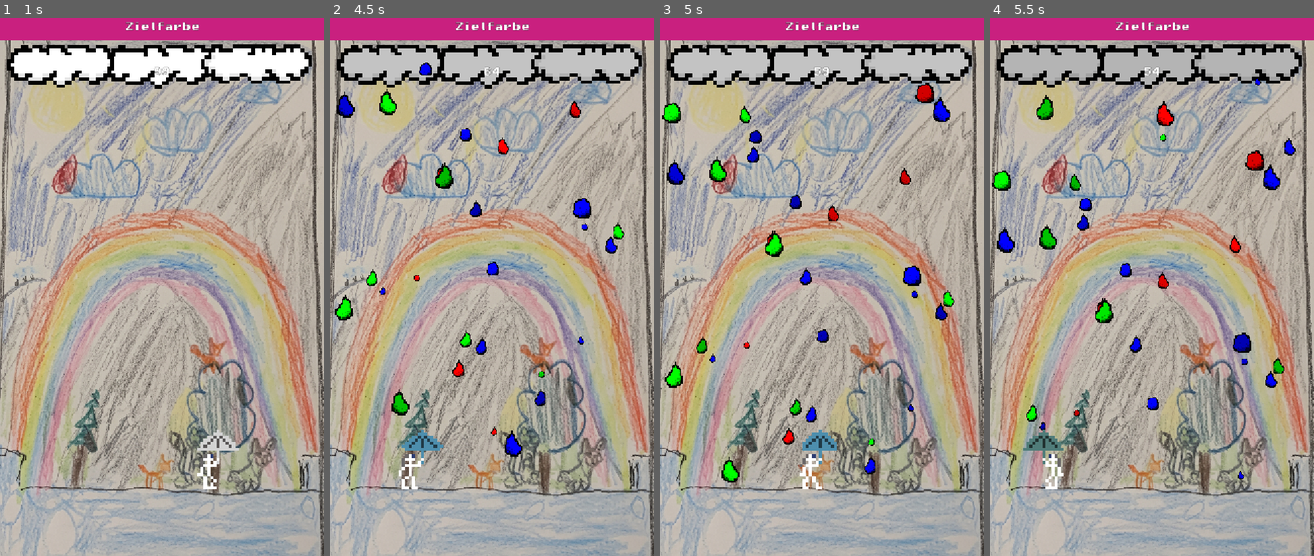
Above: before the commit, frames 1-4 (left to right).
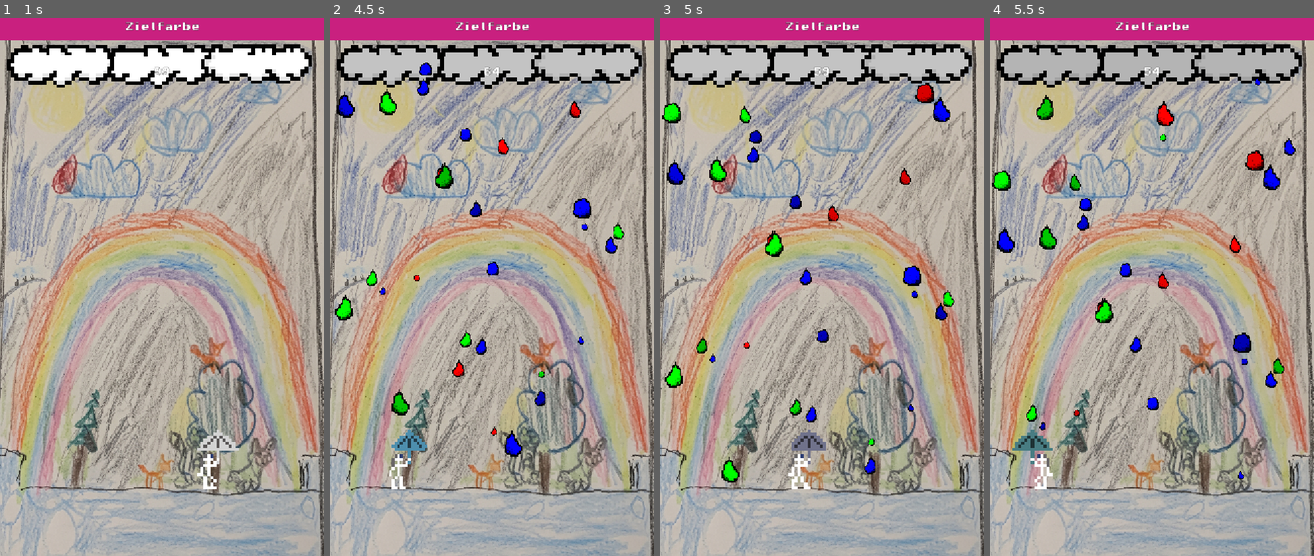
Above: after the commit, the same moments.

Repository: Gellardo/gamejam-farbe-bekennen
Game: Godot game, scene res://game.tscn
Same seed, same stepped clock (60 frames per second), same inputs: the game is played once before the commit and once after it. The engine's default icon, where the game draws it, is replaced by a stand-in: a white triangle on a blue panel in a dark square.
Inputs (mouse positions are in pixels of both pictures, inside the frame that each line leads up to):
- Up to frame 1 (1 s): tap Enter at 0.5 s; move the mouse to (233, 260) at 0.52 s; hold Right (right) from 0.53 s (still down); click (233, 260) at 0.67 s
- Up to frame 2 (4.5 s): release Right (right) at 1.25 s; drag from (427, 313) to (488, 71) at 1.27 s; move the mouse to (524, 168) at 2.02 s; hold Right (right) 2.03-2.75 s; drag from (475, 394) to (566, 324) at 2.77 s; move the mouse to (589, 367) at 3.52 s; hold Left (left) 3.53-4.25 s; drag from (394, 206) to (501, 459) at 4.27 s
- Up to frame 3 (5 s): no input
- Up to frame 4 (5.5 s): move the mouse to (1168, 287) at 5.02 s; hold Left (left) from 5.03 s (still down); click (1168, 287) at 5.17 s

Frame 1 is identical in both runs. In frame 2, 0.7% of the frame differs, in the area x 18-35%, y 11-88%; in frame 3, 0.8%, in the area x 37-55%, y 76-88%; in frame 4, 0.6%.

Commit message:
Button to to bottom, improve splash screen, serve with https

Diff:
--- a/game.tscn
+++ b/game.tscn
@@ -113,6 +113,7 @@
 offset_top = 171.0
 offset_right = 700.0
 offset_bottom = 1067.0
+theme_override_constants/separation = 10
 alignment = 1
 
 [node name="HBoxContainer" type="HBoxContainer" parent="HUD/GameOverPopup/VBoxContainer" unique_id=930218652]
@@ -137,10 +138,6 @@
 "
 horizontal_alignment = 1
 
-[node name="RestartButton" type="Button" parent="HUD/GameOverPopup/VBoxContainer" unique_id=1919849675]
-layout_mode = 2
-text = "Play Again"
-
 [node name="HighScoreLabel" type="Label" parent="HUD/GameOverPopup/VBoxContainer" unique_id=347059998]
 layout_mode = 2
 theme_override_constants/line_spacing = 5
@@ -153,3 +150,8 @@
 5"
 horizontal_alignment = 1
 justification_flags = 161
+
+[node name="RestartButton" type="Button" parent="HUD/GameOverPopup/VBoxContainer" unique_id=1919849675]
+custom_minimum_size = Vector2(0, 100)
+layout_mode = 2
+text = "Play Again"
--- a/project.godot
+++ b/project.godot
@@ -13,7 +13,8 @@
 config/name="Color Rain"
 run/main_scene="uid://jh67x5kmvuvg"
 config/features=PackedStringArray("4.7", "GL Compatibility")
-config/icon="res://icon.svg"
+boot_splash/image="uid://cal5t8p6t53yt"
+config/icon="uid://cal5t8p6t53yt"
 
 [autoload]
 
--- a/scripts/player.gd
+++ b/scripts/player.gd
@@ -2,7 +2,7 @@
 
 const SPEED = 500.0
 const FLIP_SPEED = 25.0
-const TOUCH_DEAD_ZONE = 10
+const TOUCH_DEAD_ZONE = 20
 
 @onready var visuals = $Visuals
 @onready var umbrella = $Visuals/SpriteUmbrella
--- a/scripts/round_manager.gd
+++ b/scripts/round_manager.gd
@@ -13,6 +13,7 @@
     start_new_round()
     spawner.all_drops_finished.connect(_on_all_drops_finished)
     restart_button.pressed.connect(reset)
+
 func _on_all_drops_finished():
     trigger_game_end()
 
--- a/tropfen.tscn
+++ b/tropfen.tscn
@@ -8,7 +8,7 @@
 shader = ExtResource("2_5ncwy")
 shader_parameter/pulse_speed = 4.505000210727619
 shader_parameter/min_brightness = 0.70000003325
-shader_parameter/max_brightness = 1.2000000095
+shader_parameter/max_brightness = 1.3000000142500001
 
 [sub_resource type="CapsuleShape2D" id="CapsuleShape2D_6lhik"]
 height = 26.0
Binary file added: assets/TropfenRainbow.png
Not shown, added: assets/TropfenRainbow.png.import
